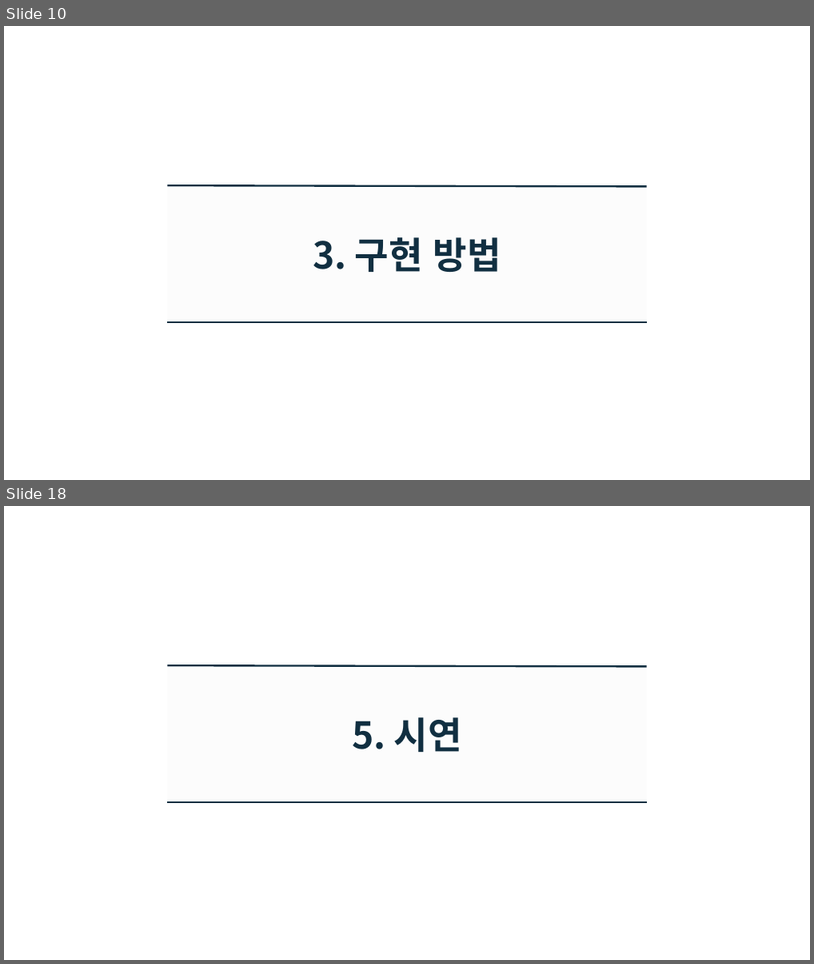
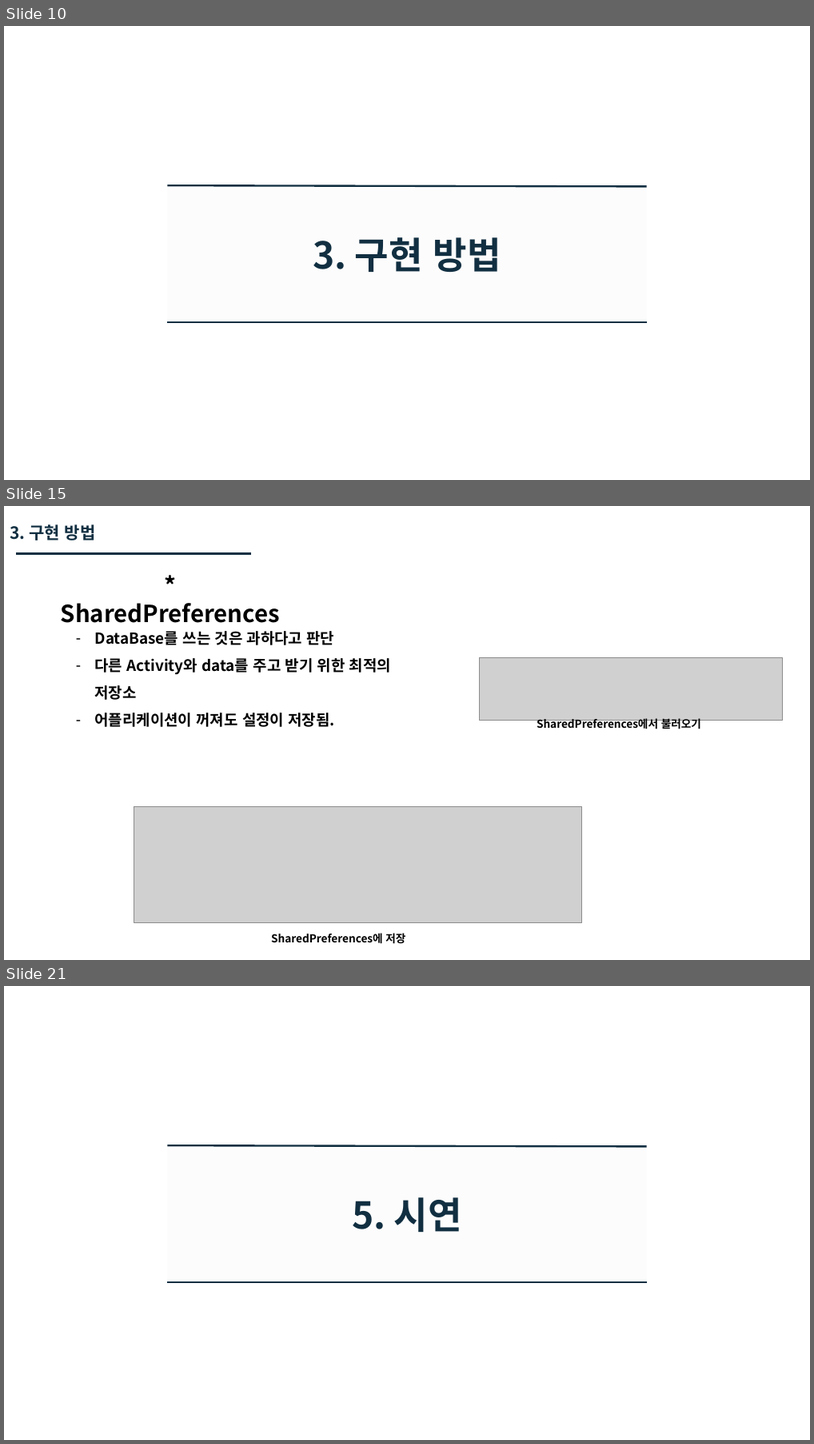
Before and after one commit to GyuhoLee/MPP, a slide deck: doc/모바일프로그래밍 발표.pptx. Shown one above the other, each under a label of ours: slides 10 and 18 before the commit, slides 10, 15 and 21 after it; the slides between them are not shown. The pictures are 814x964 and 814x1444 pixels, drawn with LibreOffice and Linux fonts; fonts in the diff are those of the drawing; grey boxes stand for pictures; background and template pictures are left out. Boxes give left, top, right and bottom in pixels: in the first picture for what was removed or moved away, otherwise in the second. Text is boxed around its words. In the diff, an @@ line names an element or a change of style, - is before the commit and + after.

```diff
--- a/doc/모바일프로그래밍 발표.pptx
+++ b/doc/모바일프로그래밍 발표.pptx
@@ slide 15 added at (x1=4, y1=506, x2=810, y2=960), background #FFFFFF @@
@@ text added at (x1=10, y1=524, x2=96, y2=540), 20 pt, text #112F41, bold @@
+3. 구현 방법
@@ line added from (16, 554) to (251, 554), #112F41 2.25 pt @@
@@ text added at (x1=61, y1=603, x2=280, y2=623), 28 pt, text #000000, bold @@
+* SharedPreferences
@@ text added at (x1=95, y1=631, x2=391, y2=727), 18 pt, text #000000, bold @@
+– DataBase를 쓰는 것은 과하다고 판단
+– 다른 Activity와 data를 주고 받기 위한 최적의 저장소
+– 어플리케이션이 꺼져도 설정이 저장됨.
@@ picture added at (x1=479, y1=657, x2=783, y2=720) @@
@@ text added at (x1=537, y1=718, x2=702, y2=731), 13 pt, text #000000, bold @@
+SharedPreferences에서 불러오기
@@ picture added at (x1=134, y1=807, x2=582, y2=922) @@
@@ text added at (x1=271, y1=932, x2=406, y2=944), 13 pt, text #000000, bold @@
+SharedPreferences에 저장
@@ what was slide 18 is now slide 21 @@
```
Also in this commit, not shown: 3 slides changed, 8 other slides added, 7 slides removed.
